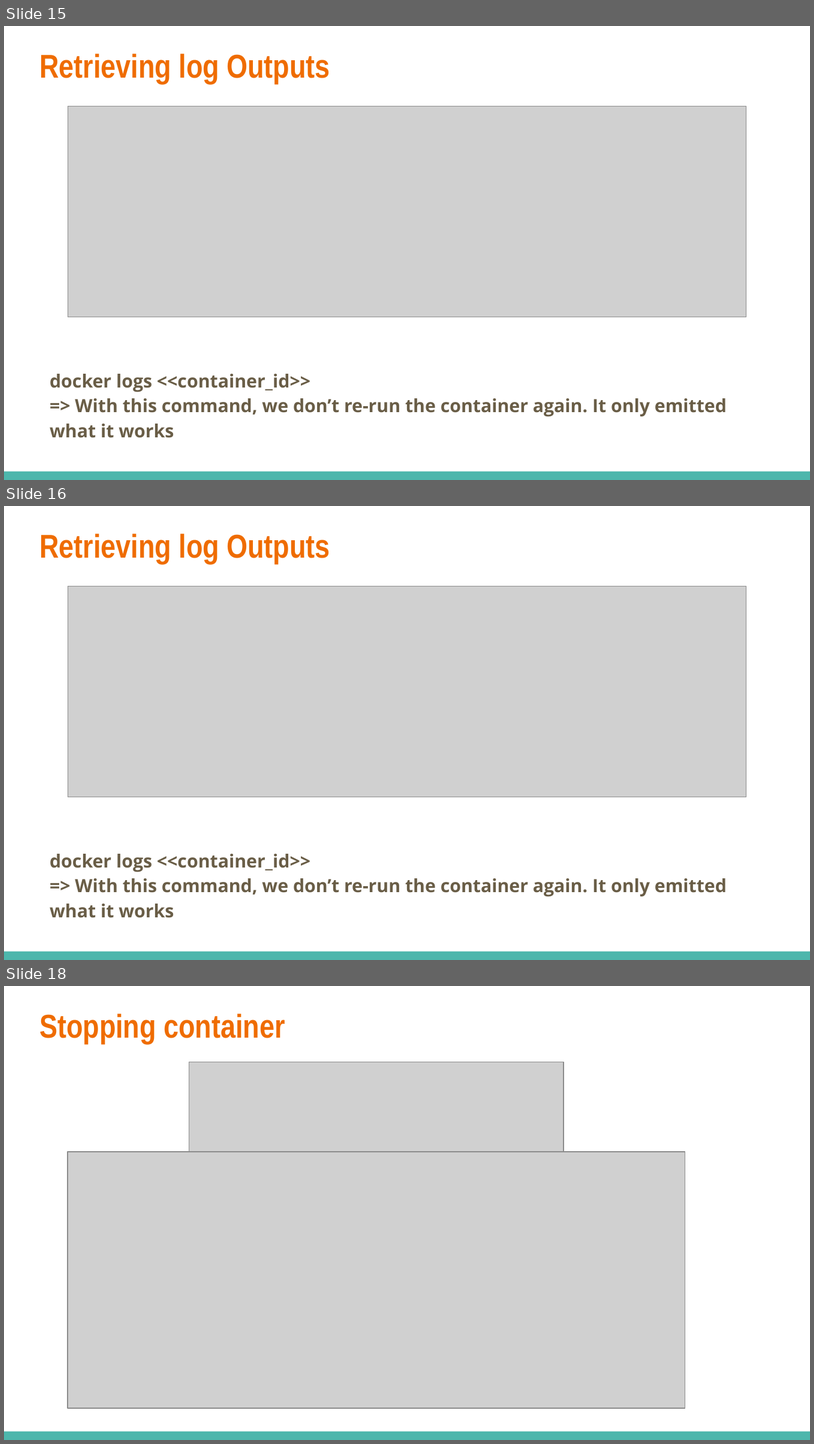
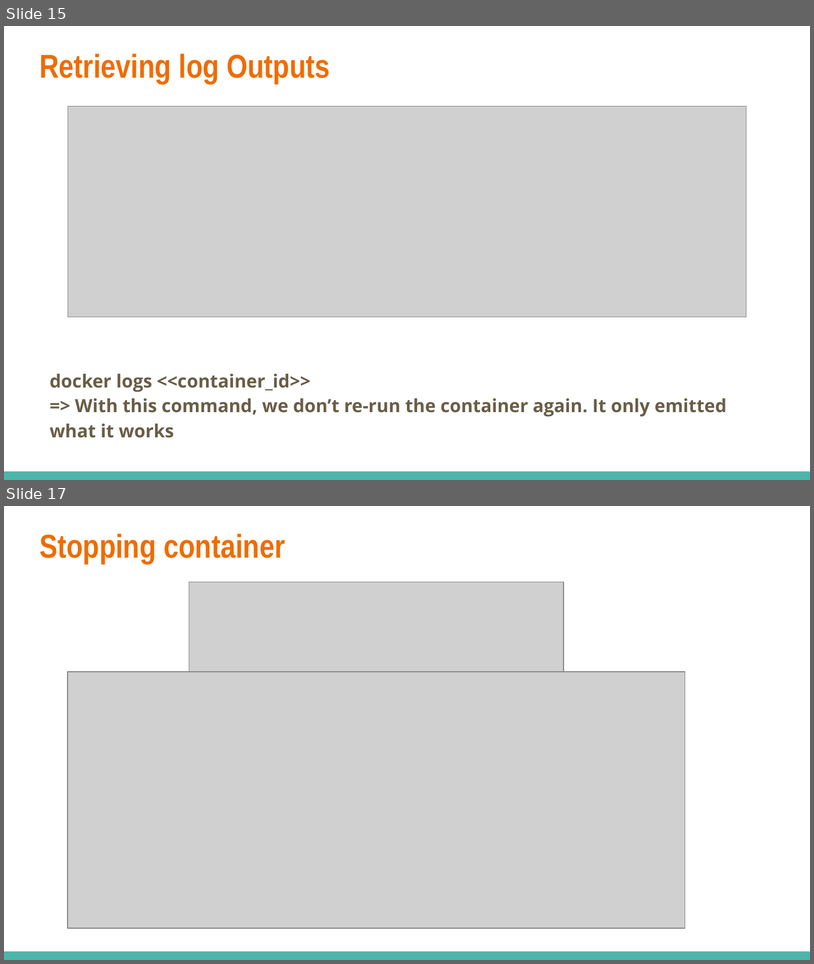
Before and after one commit to dinhhung09138/Learning-Example, a slide deck: docker/Docker - 02 - Manipulating Containers.pptx. Shown one above the other, each under a label of ours: slides 15, 16 and 18 before the commit, slides 15 and 17 after it; the slides between them are not shown. The pictures are 814x1444 and 814x964 pixels, drawn with LibreOffice and Linux fonts; fonts in the diff are those of the drawing; grey boxes stand for pictures. Boxes give left, top, right and bottom in pixels: in the first picture for what was removed or moved away, otherwise in the second. Text is boxed around its words. In the diff, an @@ line names an element or a change of style, - is before the commit and + after.

Commit message:
Docker 2 - Manipulating Docker

```diff
--- a/docker/Docker - 02 - Manipulating Containers.pptx
+++ b/docker/Docker - 02 - Manipulating Containers.pptx
@@ slide 16 removed at bbox=[4, 506, 810, 960], background #FFFFFF; not listed: 1 template element that a slide beside it also shows @@
@@ title removed at bbox=[39, 534, 330, 564] @@
-Retrieving log Outputs
@@ picture removed at bbox=[68, 586, 747, 796] @@
@@ text removed at bbox=[50, 853, 727, 918] @@
-docker logs <<container_id>>
-=> With this command, we don’t re-run the container again. It only emitted what it works
@@ what was slide 18 is now slide 17 @@
```
Also in this commit, not shown: 10 slides changed, 1 slide added, 1 other slide removed.
